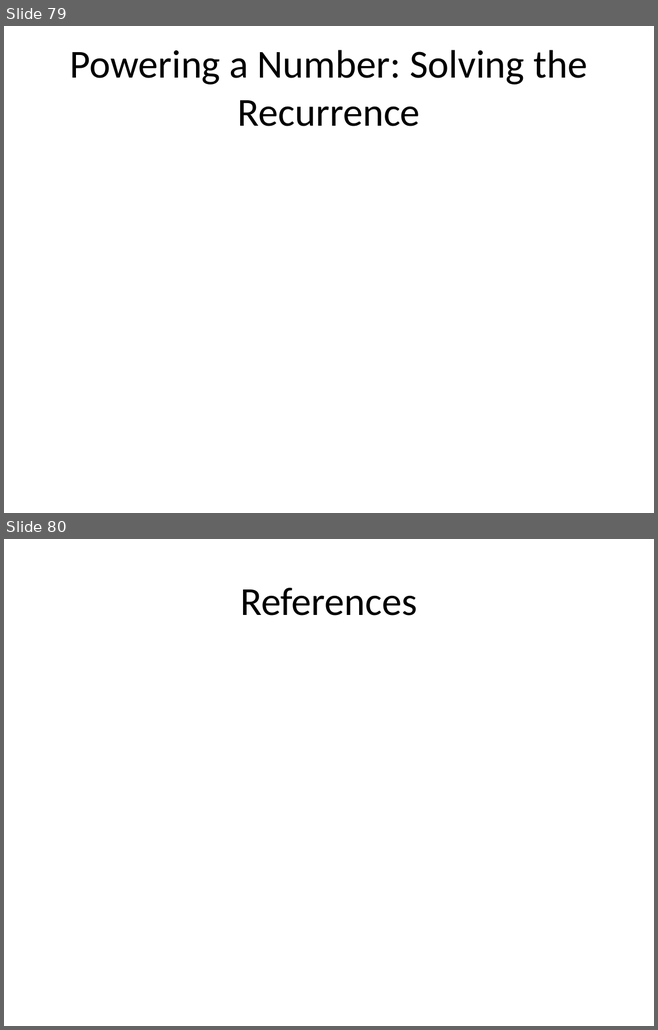
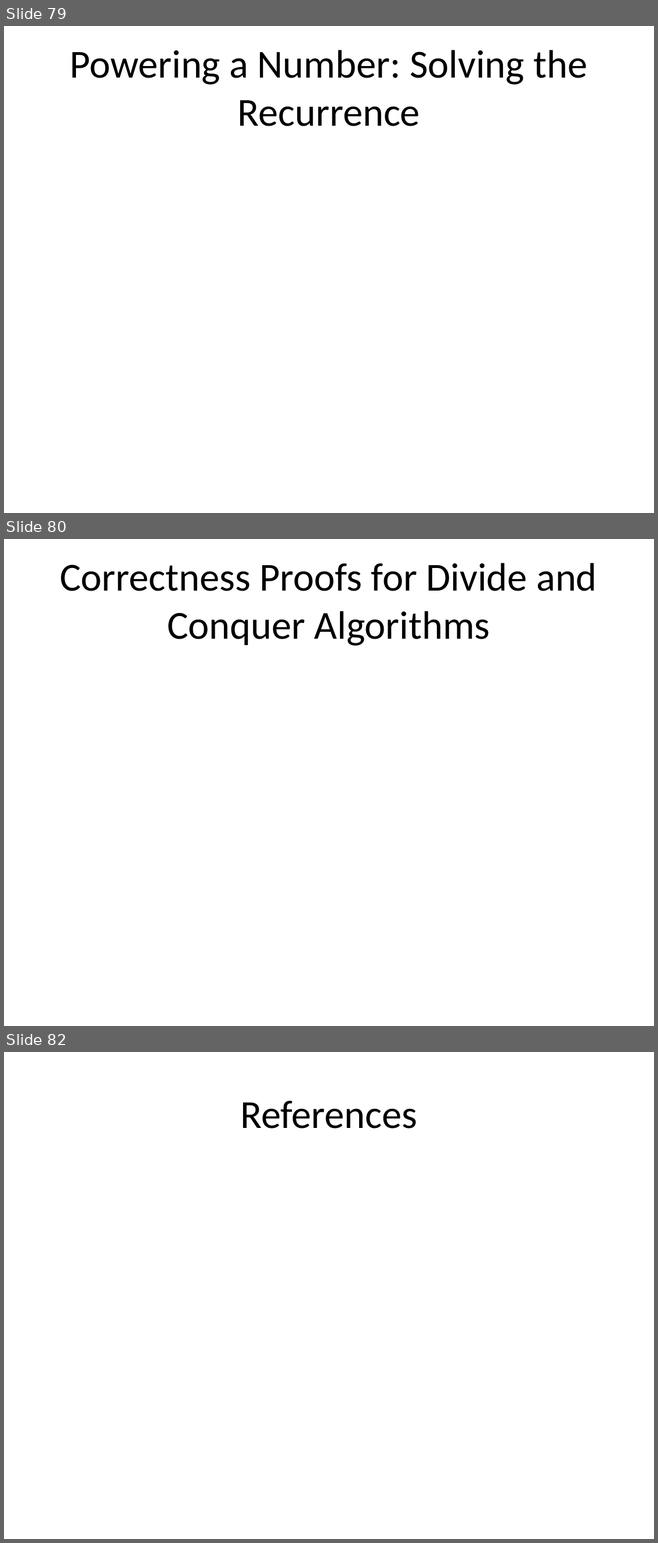
Before and after one commit to ucoruh/ce100-algorithms-and-programming-II, a slide deck: docs/week-2/ce100-week-2-recurrence.md_word.pptx. Shown one above the other, each under a label of ours: slides 79 and 80 before the commit, slides 79, 80 and 82 after it; the slides between them are not shown. The pictures are 658x1030 and 658x1543 pixels, drawn with LibreOffice and Linux fonts; fonts in the diff are those of the drawing. Boxes give left, top, right and bottom in pixels: in the first picture for what was removed or moved away, otherwise in the second. Text is boxed around its words. In the diff, an @@ line names an element or a change of style, - is before the commit and + after.

```diff
--- a/docs/week-2/ce100-week-2-recurrence.md_word.pptx
+++ b/docs/week-2/ce100-week-2-recurrence.md_word.pptx
@@ slide 80 added at (4, 539, 654, 1026), background #FFFFFF @@
@@ title added at (60, 563, 597, 646), 44 pt, text #000000 @@
+Correctness Proofs for Divide and Conquer Algorithms
@@ what was slide 80 is now slide 82 @@
```
Also in this commit, not shown: 1 other slide added, 18 other files.
